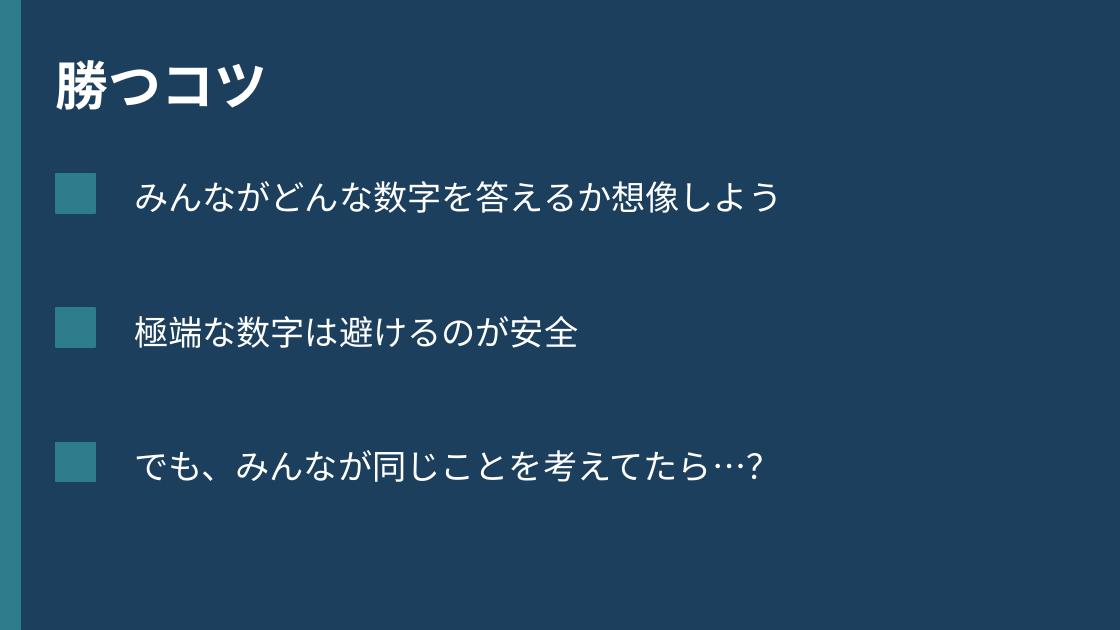
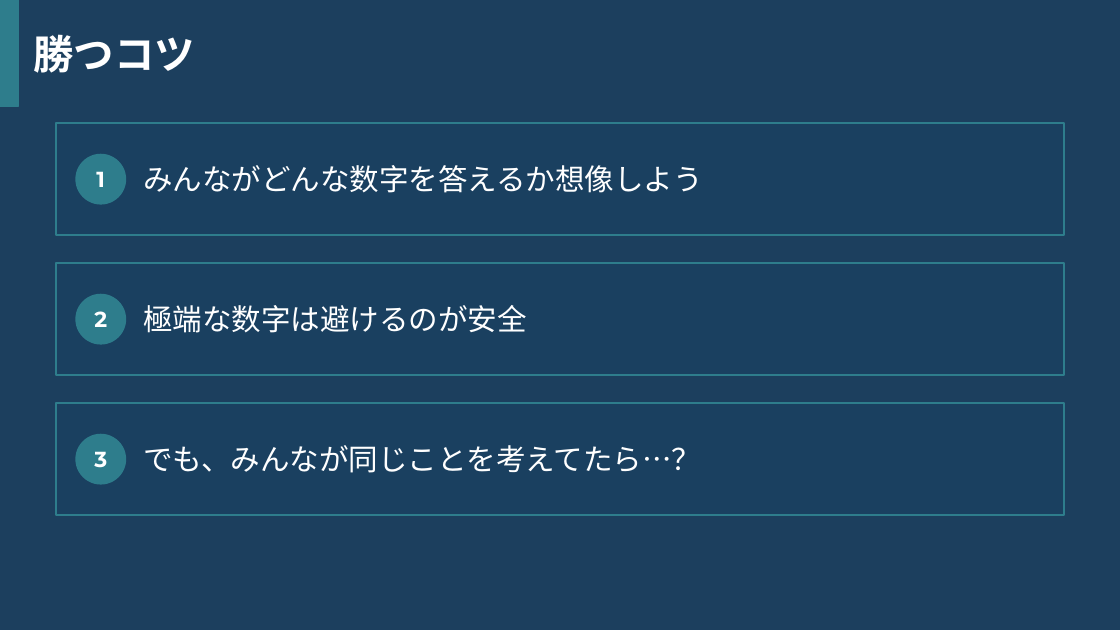
Before and after one commit to tagiiii/roomk-tools, a slide deck: slide 5 of docs/iisen-show-guide.pptx. Drawn at 1120x630 pixels with LibreOffice and Linux fonts; fonts in the diff are those of the drawing. Boxes give left, top, right and bottom in pixels: in the first picture for what was removed or moved away, otherwise in the second. Text is boxed around its words. In the diff, an @@ line names an element or a change of style, - is before the commit and + after.

```diff
--- a/docs/iisen-show-guide.pptx
+++ b/docs/iisen-show-guide.pptx
@@ rectangle: place and size @@
-rectangle at <box>0,0,20,629</box>
+rectangle at <box>0,0,18,106</box>
@@ text "勝つコツ": place and size @@
-text "勝つコツ" at <box>56,60,267,110</box>
+text "勝つコツ" at <box>34,34,196,73</box>
@@ text "勝つコツ" at <box>34,34,196,73</box>: size 34 to 26 pt, font Noto Sans CJK JP to Montserrat @@
@@ rectangle added at <box>56,123,1064,235</box>, fill #1A4060, outline #2E7D8C 1.5 pt @@
@@ size 22 to 19 pt, font Noto Sans CJK JP to Calibri in 3 elements at <box>143,445,701,473</box>, <box>143,305,526,333</box>, <box>143,165,702,193</box> @@
@@ text "みんながどんな数字を答えるか想像しよう": place and size @@
-text "みんながどんな数字を答えるか想像しよう" at <box>134,181,782,213</box>
+text "みんながどんな数字を答えるか想像しよう" at <box>143,165,702,193</box>
@@ rectangle removed at <box>56,174,95,213</box> @@
@@ ellipse added at <box>76,155,125,204</box>, fill #2E7D8C, outline #2E7D8C 1 pt @@
@@ text added at <box>96,171,105,187</box>, 14 pt, text #FFFFFF, bold @@
+1
@@ rectangle added at <box>56,263,1064,375</box>, fill #1A4060, outline #2E7D8C 1.5 pt @@
@@ text "極端な数字は避けるのが安全": place and size @@
-text "極端な数字は避けるのが安全" at <box>134,316,578,348</box>
+text "極端な数字は避けるのが安全" at <box>143,305,526,333</box>
@@ ellipse added at <box>76,295,125,344</box>, fill #2E7D8C, outline #2E7D8C 1 pt @@
@@ rectangle removed at <box>56,308,95,347</box> @@
@@ text added at <box>94,311,107,327</box>, 14 pt, text #FFFFFF, bold @@
+2
@@ rectangle added at <box>56,403,1064,515</box>, fill #1A4060, outline #2E7D8C 1.5 pt @@
@@ text "でも、みんなが同じことを考えてたら…？": place and size @@
-text "でも、みんなが同じことを考えてたら…？" at <box>134,450,780,482</box>
+text "でも、みんなが同じことを考えてたら…？" at <box>143,445,701,473</box>
@@ rectangle removed at <box>56,442,95,482</box> @@
@@ ellipse added at <box>76,435,125,484</box>, fill #2E7D8C, outline #2E7D8C 1 pt @@
@@ text added at <box>94,451,107,468</box>, 14 pt, text #FFFFFF, bold @@
+3
```
Also in this commit, not shown: 5 other slides changed, 2 other files.
